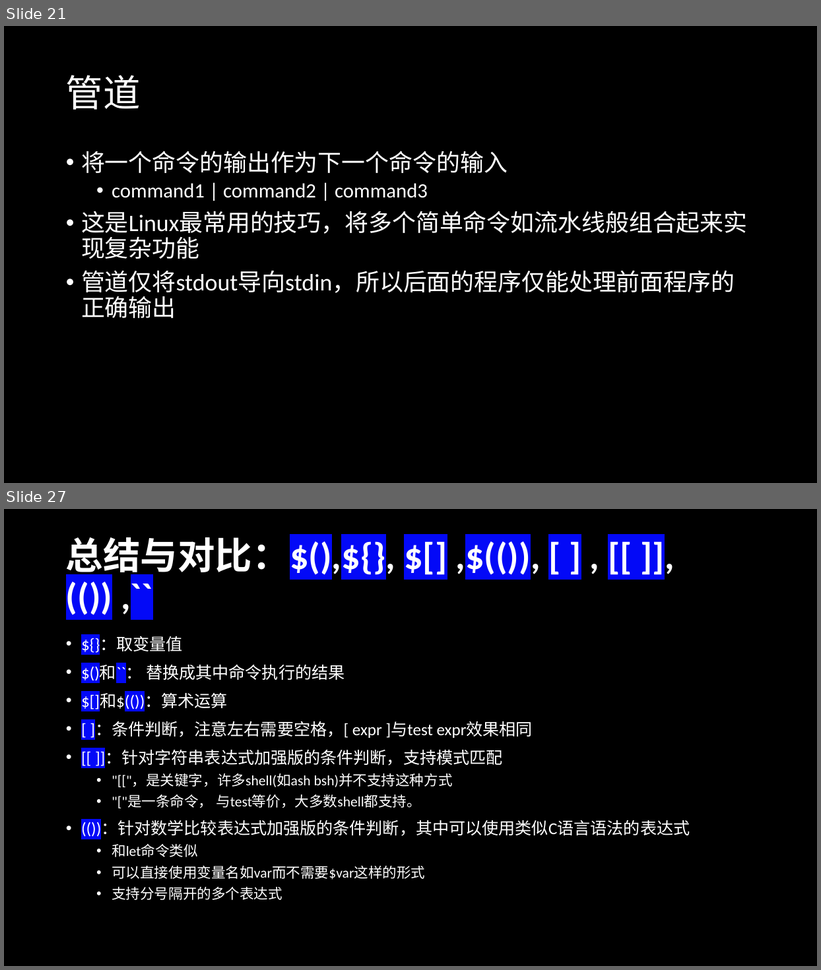
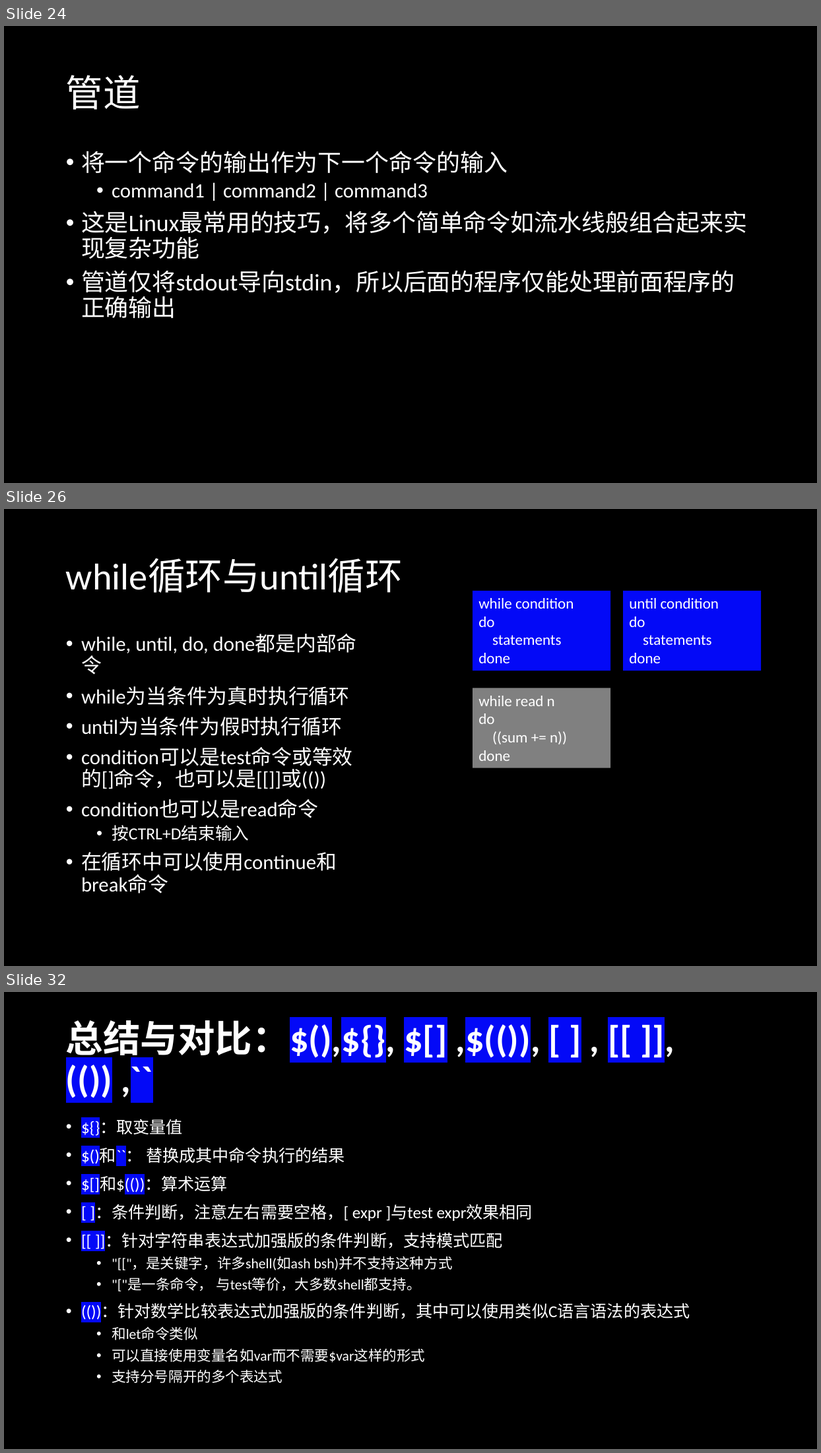
Before and after one commit to SleepySoft/SleepyMemo, a slide deck: Linux命令行和Shell脚本.pptx. Shown one above the other, each under a label of ours: slides 21 and 27 before the commit, slides 24, 26 and 32 after it; the slides between them are not shown. The pictures are 821x970 and 821x1453 pixels, drawn with LibreOffice and Linux fonts; fonts in the diff are those of the drawing. Boxes give left, top, right and bottom in pixels: in the first picture for what was removed or moved away, otherwise in the second. Text is boxed around its words. In the diff, an @@ line names an element or a change of style, - is before the commit and + after.

```diff
--- a/Linux命令行和Shell脚本.pptx
+++ b/Linux命令行和Shell脚本.pptx
@@ slide 26 added at (x1=4, y1=509, x2=817, y2=966), background #000000 @@
@@ title added at (x1=66, y1=558, x2=403, y2=593), 44 pt, text #FFFFFF @@
+while循环与until循环
@@ rectangle added at (x1=473, y1=591, x2=611, y2=671), fill #0309F7, 18 pt, text #FFFFFF @@
+while condition
+do
+statements
+done
@@ rectangle added at (x1=623, y1=591, x2=761, y2=671), fill #0309F7, 18 pt, text #FFFFFF @@
+until condition
+do
+statements
+done
@@ text added at (x1=81, y1=636, x2=349, y2=875), 24 pt, text #FFFFFF @@
+• while, until, do, done都是内部命令
+• while为当条件为真时执行循环
+• until为当条件为假时执行循环
+• condition可以是test命令或等效的[]命令，也可以是[[]]或(())
+• condition也可以是read命令
+  • 按CTRL+D结束输入
+• 在循环中可以使用continue和break命令
@@ rectangle added at (x1=473, y1=689, x2=611, y2=768), fill #808080, 18 pt, text #FFFFFF @@
+while read n
+do
+((sum += n))
+done
@@ what was slide 21 is now slide 24 @@
@@ what was slide 27 is now slide 32 @@
```
Also in this commit, not shown: 2 slides changed, 7 other slides added, 3 slides removed.
